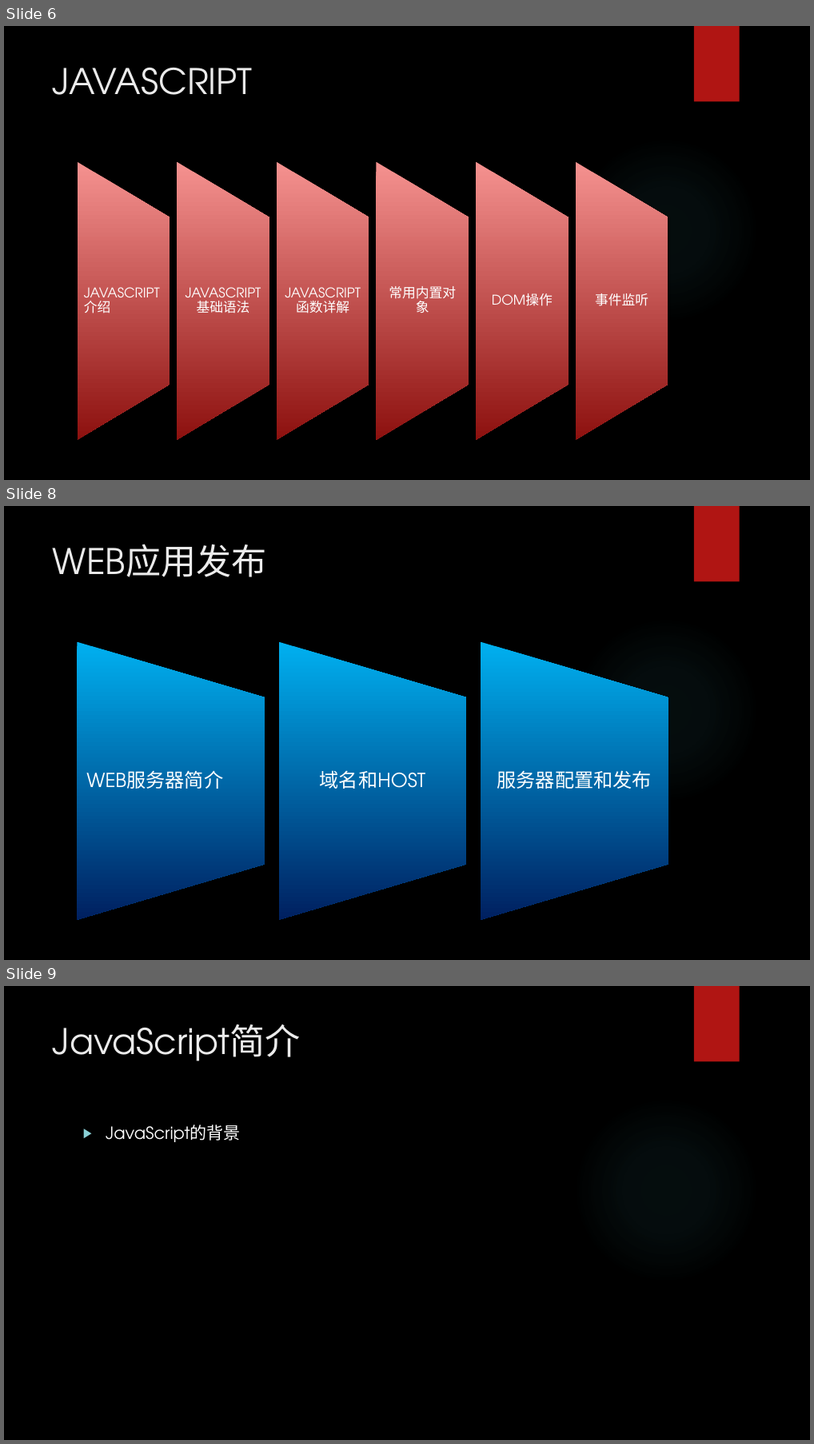
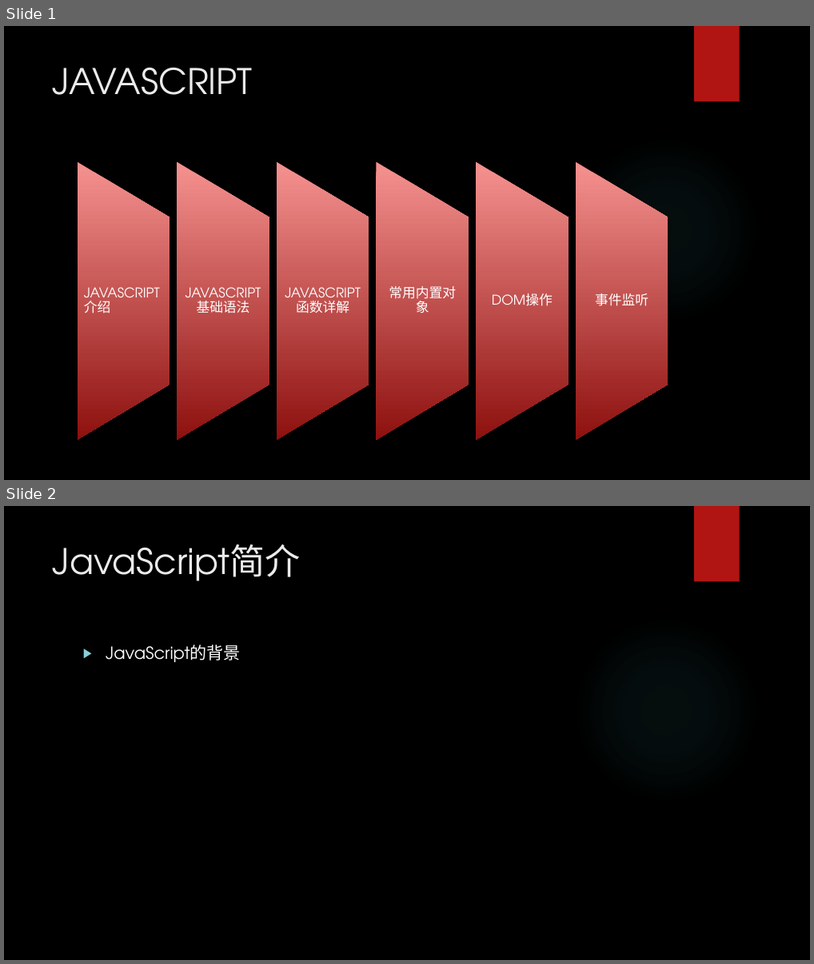
Before and after one commit to chunchill/WEB-Training, a slide deck: 03.JavaScript/JavaScript York.pptx. Shown one above the other, each under a label of ours: slides 6, 8 and 9 before the commit, slides 1 and 2 after it; the slides between them are not shown. The pictures are 814x1444 and 814x964 pixels, drawn with LibreOffice and Linux fonts; fonts in the diff are those of the drawing; background and template pictures are left out. Boxes give left, top, right and bottom in pixels: in the first picture for what was removed or moved away, otherwise in the second. Text is boxed around its words. In the diff, an @@ line names an element or a change of style, - is before the commit and + after.

```diff
--- a/03.JavaScript/JavaScript York.pptx
+++ b/03.JavaScript/JavaScript York.pptx
@@ slide 8 removed at <box>4,506,810,960</box>, background picture (left out); not listed: 2 template elements that a slide beside it also shows @@
@@ title removed at <box>53,544,267,577</box> @@
-WEB应用发布
@@ group removed at <box>77,642,669,920</box>: 3 flow chart manual operations, 3 texts @@
-WEB服务器简介
-域名和HOST
-服务器配置和发布
@@ what was slide 6 is now slide 1 @@
@@ what was slide 9 is now slide 2 @@
```
Also in this commit, not shown: 3 slides changed, 7 slides added, 6 other slides removed, 9 other files.
